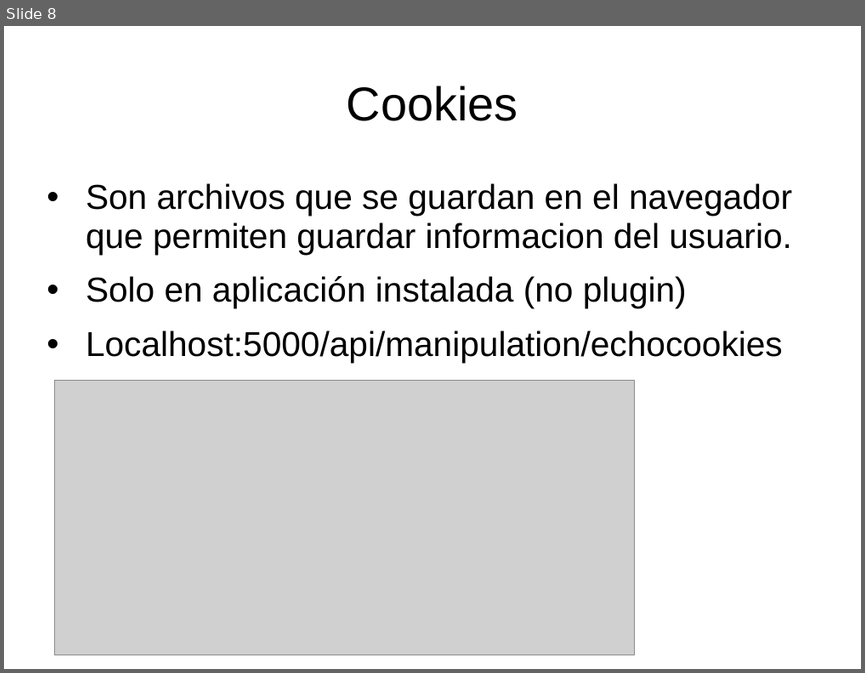
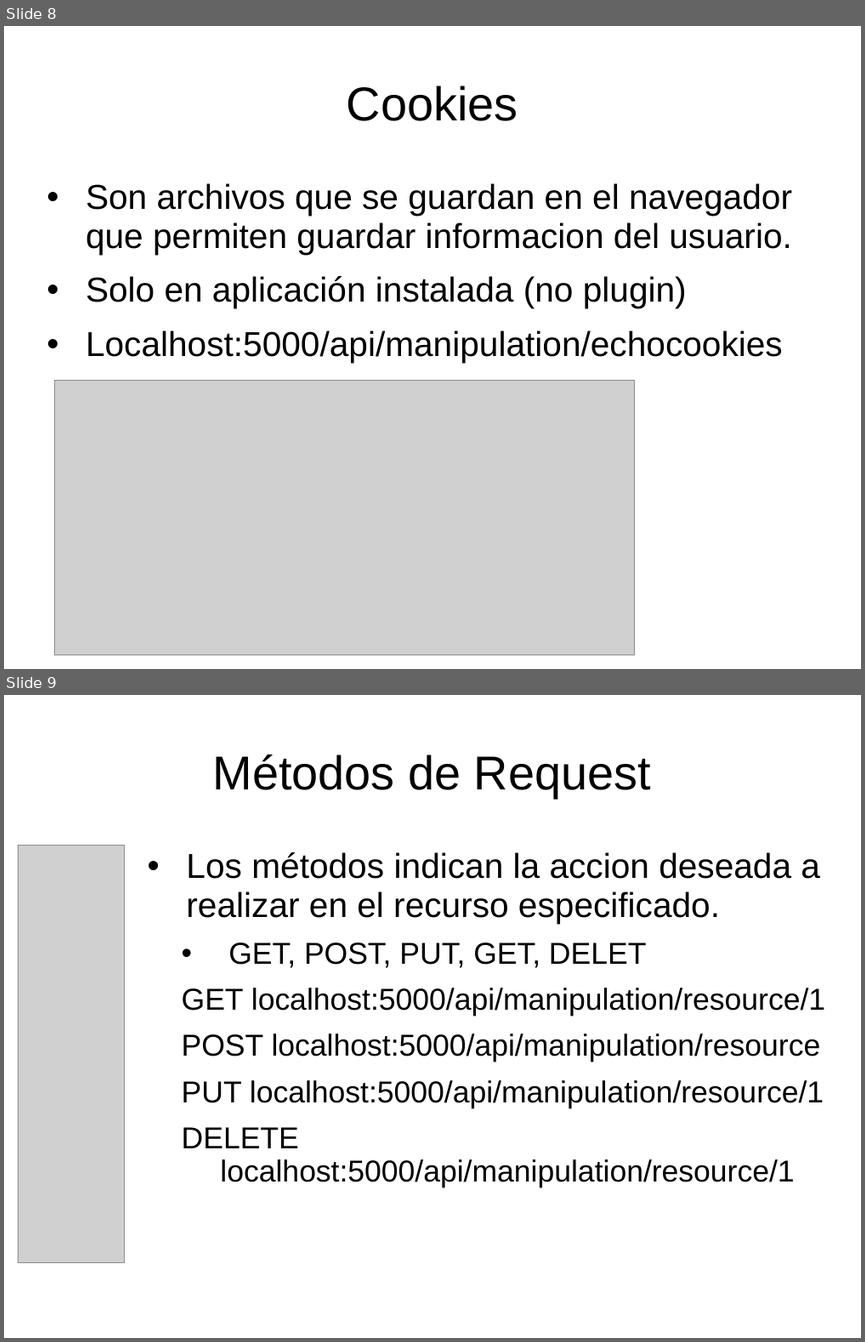
Before and after one commit to luisgepeto/PostmanCourse, a slide deck: Presentacion.ppt. Shown one above the other, each under a label of ours: slide 8 before the commit, slides 8 and 9 after it. The pictures are 865x673 and 865x1342 pixels, drawn with LibreOffice and Linux fonts; fonts in the diff are those of the drawing; grey boxes stand for pictures. Boxes give left, top, right and bottom in pixels: in the first picture for what was removed or moved away, otherwise in the second. Text is boxed around its words. In the diff, an @@ line names an element or a change of style, - is before the commit and + after.

```diff
--- a/Presentacion.ppt
+++ b/Presentacion.ppt
@@ slide 9 added at [4, 695, 861, 1338], background #FFFFFF @@
@@ title added at [213, 755, 651, 798], 44 pt, text #000000 @@
+Métodos de Request
@@ picture added at [18, 845, 124, 1262] @@
@@ text added at [182, 852, 825, 1188], 28 pt, text #000000 @@
+• Los métodos indican la accion deseada a realizar en el recurso especificado.
+  • GET, POST, PUT, GET, DELET
+  GET localhost:5000/api/manipulation/resource/1
+  POST localhost:5000/api/manipulation/resource
+  PUT localhost:5000/api/manipulation/resource/1
+  DELETE localhost:5000/api/manipulation/resource/1
```
Also in this commit, not shown: 2 slides changed, 5 other slides added, 1 slide removed, 4 other files.
